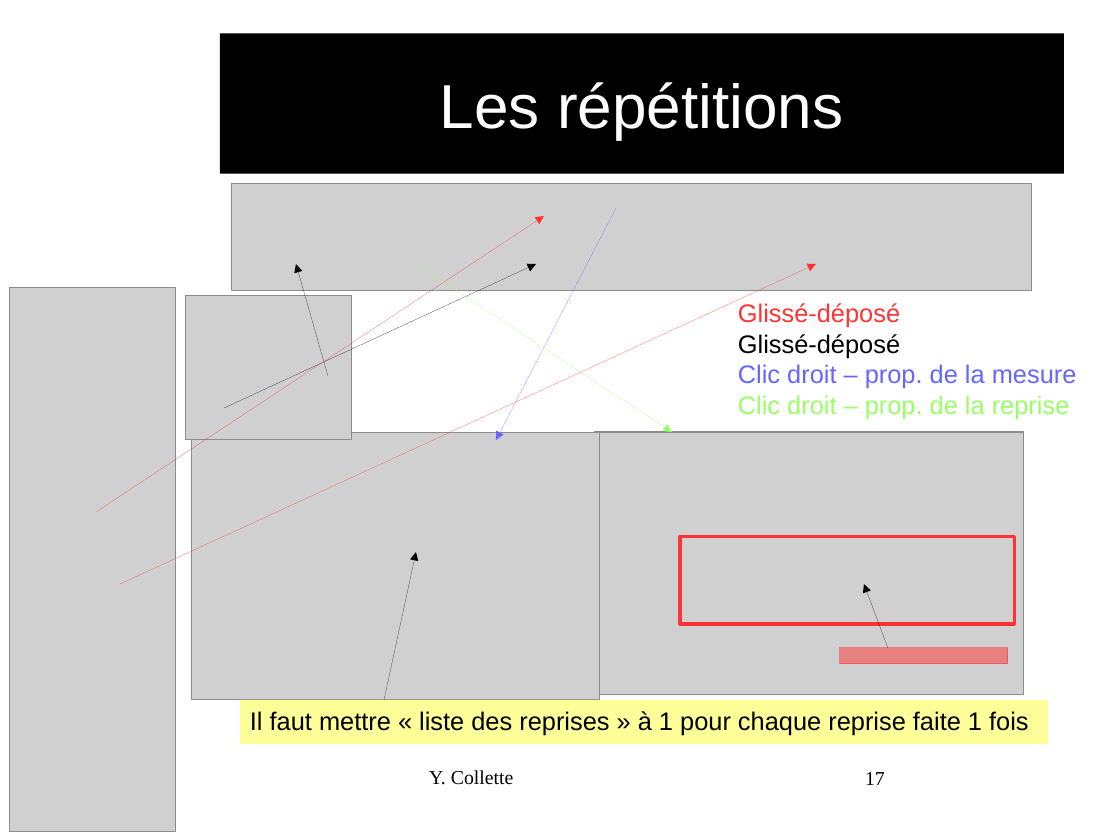
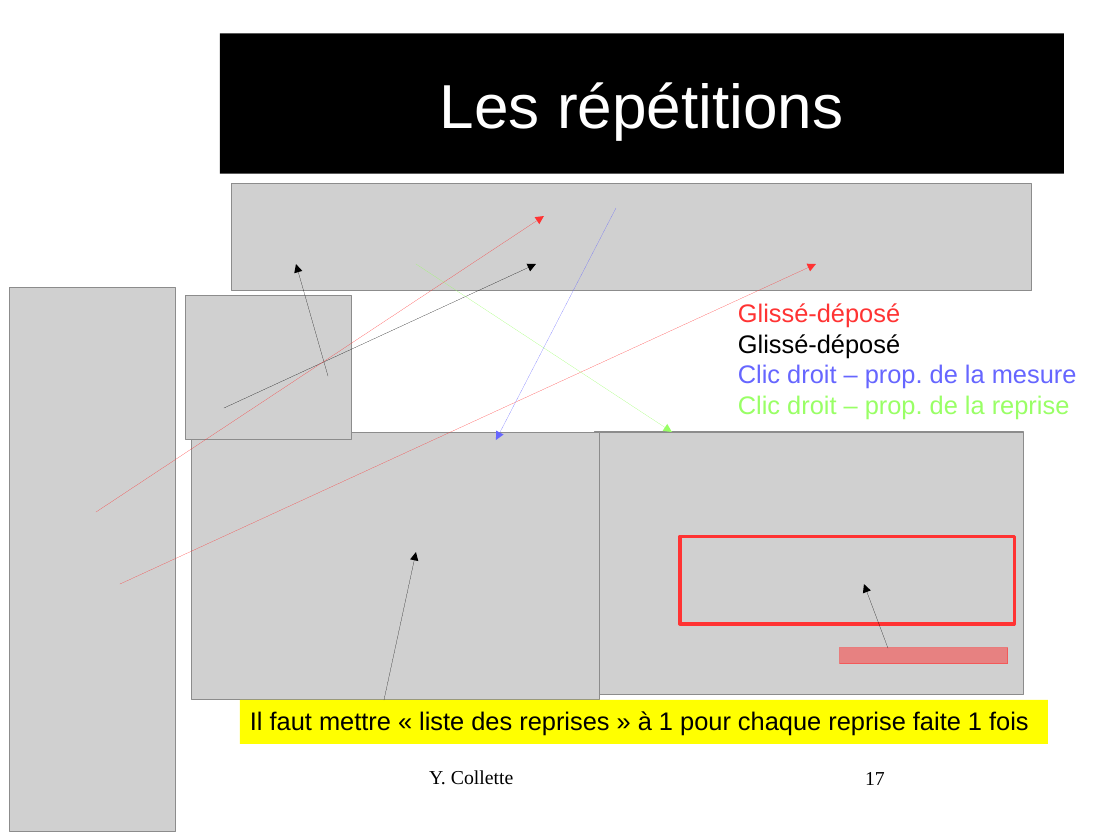
Before and after one commit to audinux/audinux.github.io, a slide deck: slide 17 of workshop/audio/MuseScore.odp. Drawn at 1120x840 pixels with LibreOffice and Linux fonts; fonts in the diff are those of the drawing; grey boxes stand for pictures; background and template pictures are left out. Boxes give left, top, right and bottom in pixels: in the first picture for what was removed or moved away, otherwise in the second. Text is boxed around its words. In the diff, an @@ line names an element or a change of style, - is before the commit and + after.

```diff
--- a/workshop/audio/MuseScore.odp
+++ b/workshop/audio/MuseScore.odp
@@ rectangle "Il faut mettre « liste ..." at (x1=240, y1=700, x2=1048, y2=744): fill #FFFF99 to #FFFF00 @@
```
Also in this commit, not shown: 9 other slides changed, 24 other files.
